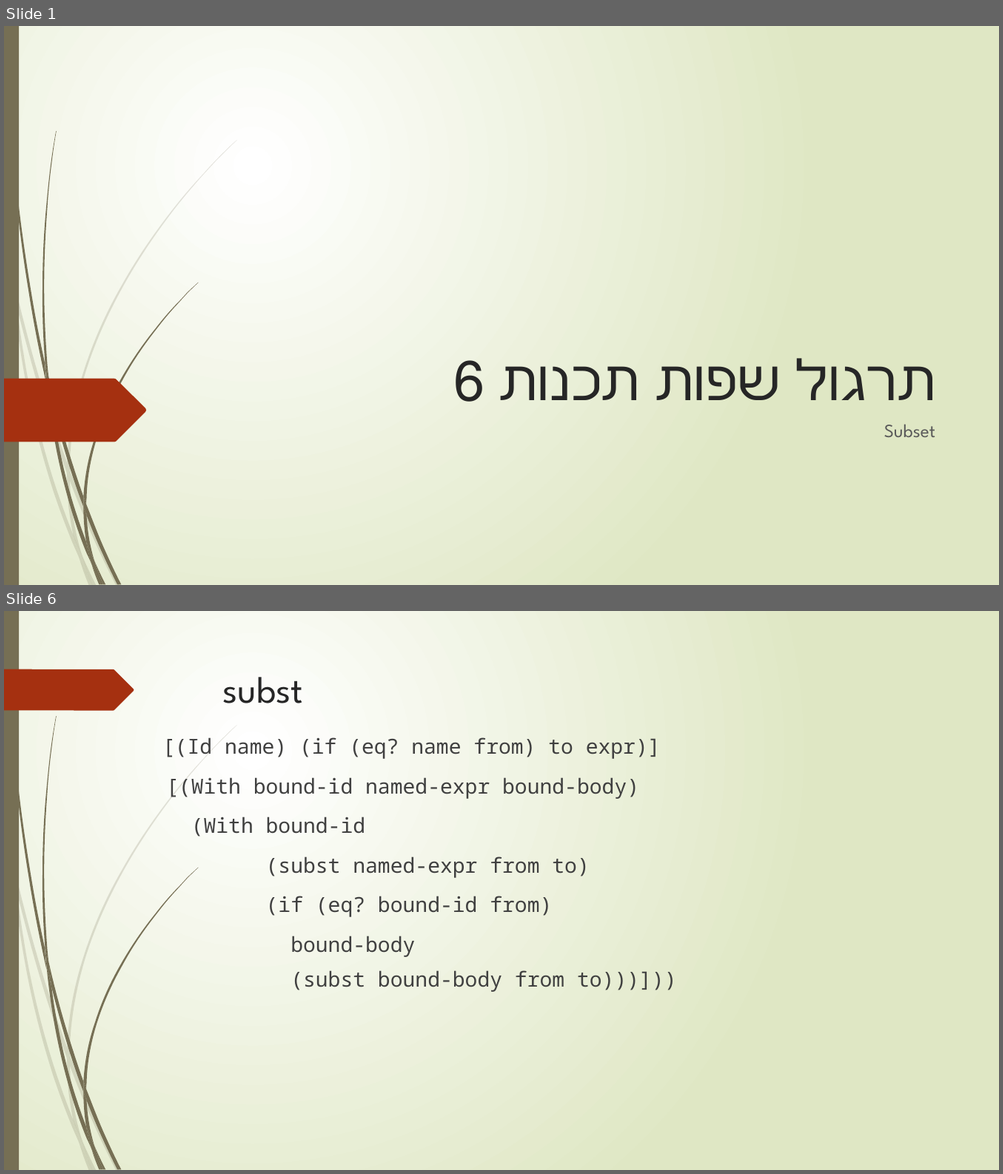
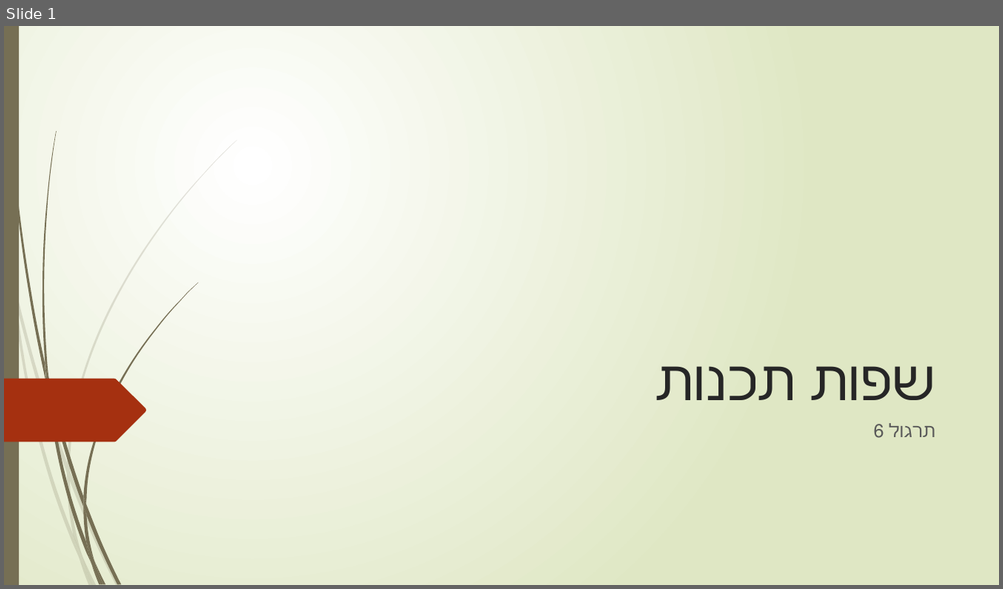
Before and after one commit to TimSorensen10/Racket-Course, a slide deck: Ppt/תרגול 6.pptx. Shown one above the other, each under a label of ours: slides 1 and 6 before the commit, slide 1 after it; the slides between them are not shown. The pictures are 1003x1174 and 1003x589 pixels, drawn with LibreOffice and Linux fonts; fonts in the diff are those of the drawing. Boxes give left, top, right and bottom in pixels: in the first picture for what was removed or moved away, otherwise in the second. Text is boxed around its words. In the diff, an @@ line names an element or a change of style, - is before the commit and + after.

```diff
--- a/Ppt/תרגול 6.pptx
+++ b/Ppt/תרגול 6.pptx
@@ slide 6 removed at (4, 611, 999, 1170), background gradient #FFFFFF to #DFE8C4; not listed: 23 template elements that a slide beside it also shows @@
@@ freeform shape removed at (4, 669, 134, 710) @@
@@ title removed at (223, 677, 303, 703) @@
-subst
@@ text removed at (162, 738, 677, 992) @@
-[(Id name) (if (eq? name from) to expr)]
-[(With bound-id named-expr bound-body)
-(With bound-id
-(subst named-expr from to)
-(if (eq? bound-id from)
-bound-body
-(subst bound-body from to)))]))
@@ slide 1 changed as well @@
@@ title at (810, 366, 936, 400): text changed; font League Spartan to Times New Roman @@
-תרגול שפות תכנות 6
+שפות תכנות
@@ subtitle at (888, 423, 935, 437): text changed; font League Spartan to Times New Roman @@
-Subset
+תרגול 6
```
Also in this commit, not shown: 10 slides added, 7 other slides removed, 4 other files.
